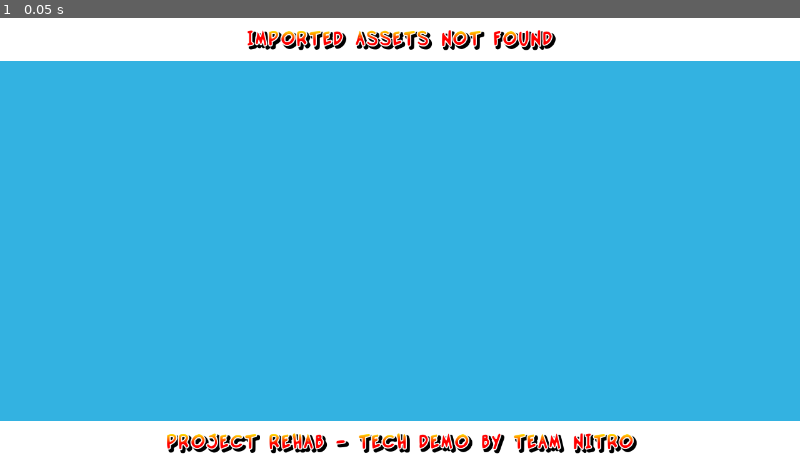
Above: before the commit, frame 1.
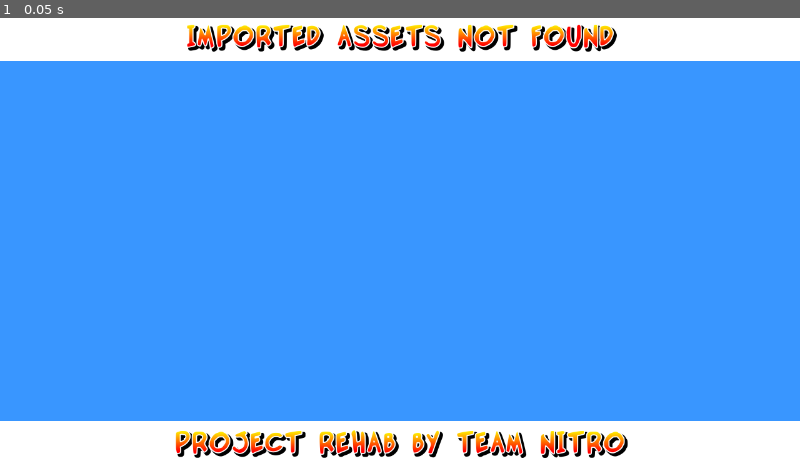
Above: after the commit, the same moment.

Repository: TheBetaM/Rehab
Game: Godot game, scene res://assets/scenes/RehabSceneRoot.tscn
The game is run twice, just before and just after one commit, with the same random seed, the same clock (stepped at 60 frames per second) and the same inputs.
Inputs:
- Up to frame 1 (0.05 s): no input

The runs differ from the first frame. In frame 1, 86% of the frame differs, in the area x 0-100%, y 1-99%.

Commit message:
Add game text, improve shaders, UI progress

Diff:
--- a/assets/frontend/ControlTheme_Rehab.tres
+++ b/assets/frontend/ControlTheme_Rehab.tres
@@ -25,7 +25,7 @@
 Label/constants/shadow_offset_x = 4
 Label/constants/shadow_offset_y = 4
 Label/constants/shadow_outline_size = 10
-Label/font_sizes/font_size = 32
+Label/font_sizes/font_size = 48
 VScrollBar/styles/grabber = SubResource("2")
 VScrollBar/styles/grabber_highlight = SubResource("3")
 VScrollBar/styles/grabber_pressed = SubResource("4")
--- a/assets/frontend/FE_HUD.tscn
+++ b/assets/frontend/FE_HUD.tscn
@@ -1,8 +1,9 @@
-[gd_scene load_steps=6 format=3 uid="uid://deku1jgir0rrr"]
+[gd_scene load_steps=7 format=3 uid="uid://deku1jgir0rrr"]
 
 [ext_resource type="Script" path="res://code/Frontend/LoadingVisuals.gd" id="1_pulw8"]
 [ext_resource type="Material" uid="uid://dp20vfogmty8l" path="res://assets/frontend/FontGradientMat.tres" id="2_rt1ju"]
 [ext_resource type="Theme" uid="uid://b06yjyl4s3uf6" path="res://assets/frontend/ControlTheme_Rehab.tres" id="3_updjh"]
+[ext_resource type="PackedScene" uid="uid://pej4x1tt5ify" path="res://assets/frontend/RehabLabel.tscn" id="4_w5x18"]
 
 [sub_resource type="Animation" id="Animation_tdvw6"]
 resource_name = "TextAnim"
@@ -94,23 +95,17 @@
 horizontal_alignment = 2
 vertical_alignment = 1
 
-[node name="LabelBottom" type="Label" parent="."]
-material = ExtResource("2_rt1ju")
+[node name="LabelBottom" parent="." instance=ExtResource("4_w5x18")]
 custom_minimum_size = Vector2(0, 100)
 layout_mode = 1
 anchors_preset = 12
 anchor_top = 1.0
 anchor_right = 1.0
 anchor_bottom = 1.0
-offset_top = -49.0
+offset_top = -52.0
 grow_horizontal = 2
 grow_vertical = 0
-theme = ExtResource("3_updjh")
-theme_override_font_sizes/font_size = 48
-text = "this is a long label for bottom text
-"
-horizontal_alignment = 1
-vertical_alignment = 1
+text = "this is a long label for bottom text"
 
 [node name="LabelTimer" type="Label" parent="."]
 material = ExtResource("2_rt1ju")
--- a/assets/frontend/FE_LevelSelect.tscn
+++ b/assets/frontend/FE_LevelSelect.tscn
@@ -2,7 +2,7 @@
 
 [ext_resource type="Theme" uid="uid://b06yjyl4s3uf6" path="res://assets/frontend/ControlTheme_Rehab.tres" id="1"]
 [ext_resource type="Script" path="res://code/Frontend/LevelSelectList.gd" id="1_axws6"]
-[ext_resource type="Material" uid="uid://dp20vfogmty8l" path="res://assets/frontend/FontGradientMat.tres" id="2_kyw6x"]
+[ext_resource type="PackedScene" uid="uid://pej4x1tt5ify" path="res://assets/frontend/RehabLabel.tscn" id="2_5qxim"]
 
 [node name="LevelSelect" type="Control"]
 layout_mode = 3
@@ -23,7 +23,7 @@
 anchor_top = 0.1
 anchor_right = 1.0
 anchor_bottom = 0.9
-color = Color(0.2, 0.698039, 0.882353, 1)
+color = Color(0.223529, 0.588235, 1, 1)
 
 [node name="TextureRect" type="TextureRect" parent="."]
 layout_mode = 0
@@ -34,38 +34,26 @@
 scale = Vector2(0.5, 0.5)
 metadata/_edit_layout_mode = 1
 
-[node name="TitleLabel" type="Label" parent="."]
-material = ExtResource("2_kyw6x")
-custom_minimum_size = Vector2(0, 75)
+[node name="TitleLabel" parent="." instance=ExtResource("2_5qxim")]
+custom_minimum_size = Vector2(0, 70)
 layout_mode = 1
 anchors_preset = 10
 anchor_right = 1.0
-offset_bottom = 36.0
+offset_bottom = 52.0
 grow_horizontal = 2
-theme = ExtResource("1")
 text = "level select"
-horizontal_alignment = 1
-vertical_alignment = 1
-metadata/_edit_layout_mode = 1
-metadata/_edit_use_custom_anchors = true
 
-[node name="TitleLabel2" type="Label" parent="."]
-material = ExtResource("2_kyw6x")
-custom_minimum_size = Vector2(0, 75)
+[node name="TitleLabel2" parent="." instance=ExtResource("2_5qxim")]
+custom_minimum_size = Vector2(0, 70)
 layout_mode = 1
 anchors_preset = 12
 anchor_top = 1.0
 anchor_right = 1.0
 anchor_bottom = 1.0
-offset_top = -36.0
+offset_top = -52.0
 grow_horizontal = 2
 grow_vertical = 0
-theme = ExtResource("1")
-text = "project rehab - tech demo by team nitro"
-horizontal_alignment = 1
-vertical_alignment = 1
-metadata/_edit_layout_mode = 1
-metadata/_edit_use_custom_anchors = true
+text = "project rehab by team nitro"
 
 [node name="ScrollContainer" type="ScrollContainer" parent="."]
 layout_mode = 0
--- a/assets/frontend/FE_Loading.tscn
+++ b/assets/frontend/FE_Loading.tscn
@@ -1,8 +1,7 @@
-[gd_scene load_steps=6 format=3 uid="uid://dbctcygs8r8uu"]
+[gd_scene load_steps=5 format=3 uid="uid://dbctcygs8r8uu"]
 
 [ext_resource type="Script" path="res://code/Frontend/LoadingVisuals.gd" id="1_3aivc"]
-[ext_resource type="Theme" uid="uid://b06yjyl4s3uf6" path="res://assets/frontend/ControlTheme_Rehab.tres" id="1_oyfxq"]
-[ext_resource type="Material" uid="uid://dp20vfogmty8l" path="res://assets/frontend/FontGradientMat.tres" id="2_7o1g7"]
+[ext_resource type="PackedScene" uid="uid://pej4x1tt5ify" path="res://assets/frontend/RehabLabel.tscn" id="2_51th8"]
 
 [sub_resource type="Animation" id="Animation_tdvw6"]
 resource_name = "TextAnim"
@@ -53,41 +52,25 @@
 grow_horizontal = 2
 grow_vertical = 0
 
-[node name="Label" type="Label" parent="Control"]
-material = ExtResource("2_7o1g7")
-custom_minimum_size = Vector2(0, 100)
+[node name="Label" parent="Control" instance=ExtResource("2_51th8")]
 layout_mode = 1
-anchors_preset = 8
-anchor_left = 0.5
-anchor_top = 0.5
-anchor_right = 0.5
-anchor_bottom = 0.5
-offset_left = -79.0
-offset_top = -50.0
-offset_right = 79.0
-offset_bottom = 50.0
-grow_horizontal = 2
-grow_vertical = 2
-scale = Vector2(1.1, 1.1)
-pivot_offset = Vector2(79, 50)
-theme = ExtResource("1_oyfxq")
-theme_override_font_sizes/font_size = 48
+offset_left = -91.0
+offset_right = 91.0
+pivot_offset = Vector2(90, 50)
 text = "loading"
-horizontal_alignment = 1
-vertical_alignment = 1
 
-[node name="LabelLevelName" type="Label" parent="."]
-material = ExtResource("2_7o1g7")
+[node name="LabelLevelName" parent="." instance=ExtResource("2_51th8")]
 layout_mode = 1
 anchors_preset = 15
+anchor_left = 0.0
+anchor_top = 0.0
 anchor_right = 1.0
 anchor_bottom = 1.0
-grow_horizontal = 2
-grow_vertical = 2
-theme = ExtResource("1_oyfxq")
-theme_override_font_sizes/font_size = 48
-horizontal_alignment = 1
-vertical_alignment = 1
+offset_left = 0.0
+offset_top = 0.0
+offset_right = 0.0
+offset_bottom = 0.0
+text = ""
 
 [node name="AnimationPlayer" type="AnimationPlayer" parent="."]
 libraries = {
--- /dev/null
+++ b/assets/frontend/FE_Menu.tscn
@@ -0,0 +1,75 @@
+[gd_scene load_steps=4 format=3 uid="uid://csc3ocq55uwbc"]
+
+[ext_resource type="PackedScene" uid="uid://bvnasa3s1tj38" path="res://assets/frontend/windows/WindowMainRound.tscn" id="1_cbs7t"]
+[ext_resource type="PackedScene" uid="uid://pej4x1tt5ify" path="res://assets/frontend/RehabLabel.tscn" id="3_d138b"]
+[ext_resource type="PackedScene" uid="uid://v2rbsdmdkbbt" path="res://assets/frontend/windows/WindowRound.tscn" id="4_66hls"]
+
+[node name="FE_Menu" type="Control"]
+layout_mode = 3
+anchors_preset = 15
+anchor_right = 1.0
+anchor_bottom = 1.0
+grow_horizontal = 2
+grow_vertical = 2
+
+[node name="WindowMainRound" parent="." instance=ExtResource("1_cbs7t")]
+layout_mode = 1
+anchors_preset = 5
+anchor_left = 0.5
+anchor_right = 0.5
+anchor_bottom = 0.0
+offset_left = -320.0
+offset_top = 40.0
+offset_right = 340.0
+offset_bottom = 540.0
+grow_vertical = 1
+
+[node name="RehabLabel" parent="WindowMainRound" instance=ExtResource("3_d138b")]
+layout_mode = 1
+offset_left = -347.0
+offset_top = -182.0
+offset_right = 347.0
+offset_bottom = 182.0
+scale = Vector2(0.75, 0.75)
+pivot_offset = Vector2(350, 182)
+text = "checking memory card (ps2)
+in memory card slot 1.
+
+do not remove
+memory card (ps2)
+controller, reset, or
+switch-off the console."
+
+[node name="WindowRound" parent="." instance=ExtResource("4_66hls")]
+layout_mode = 1
+anchors_preset = 7
+anchor_left = 0.5
+anchor_top = 1.0
+anchor_right = 0.5
+offset_left = -106.0
+offset_top = -292.0
+offset_right = 124.0
+offset_bottom = -62.0
+grow_vertical = 0
+
+[node name="WindowRoundHeader" parent="." instance=ExtResource("4_66hls")]
+layout_mode = 1
+anchors_preset = 5
+anchor_left = 0.5
+anchor_right = 0.5
+anchor_bottom = 0.0
+offset_left = -395.0
+offset_top = 40.0
+offset_right = 405.0
+offset_bottom = 120.0
+grow_vertical = 1
+
+[node name="HeaderLabel" parent="WindowRoundHeader" instance=ExtResource("3_d138b")]
+layout_mode = 1
+offset_left = -347.0
+offset_top = -182.0
+offset_right = 347.0
+offset_bottom = 182.0
+scale = Vector2(0.6, 0.6)
+pivot_offset = Vector2(350, 182)
+text = "select file to save"
--- /dev/null
+++ b/assets/frontend/RehabLabel.tscn
@@ -0,0 +1,11 @@
+[gd_scene load_steps=3 format=3 uid="uid://pej4x1tt5ify"]
+
+[ext_resource type="Material" uid="uid://dp20vfogmty8l" path="res://assets/frontend/FontGradientMat.tres" id="1_myucd"]
+[ext_resource type="Theme" uid="uid://b06yjyl4s3uf6" path="res://assets/frontend/ControlTheme_Rehab.tres" id="2_sgerh"]
+
+[node name="RehabLabel" type="Label"]
+material = ExtResource("1_myucd")
+theme = ExtResource("2_sgerh")
+text = "rehab label"
+horizontal_alignment = 1
+vertical_alignment = 1
--- /dev/null
+++ b/assets/frontend/windows/WindowMainRound.tscn
@@ -0,0 +1,77 @@
+[gd_scene load_steps=5 format=3 uid="uid://bvnasa3s1tj38"]
+
+[ext_resource type="Shader" path="res://shaders/canvas/Circle.gdshader" id="1_dad4k"]
+[ext_resource type="Shader" path="res://shaders/canvas/CircleFadeout.gdshader" id="2_aey3b"]
+
+[sub_resource type="ShaderMaterial" id="ShaderMaterial_qertq"]
+shader = ExtResource("1_dad4k")
+
+[sub_resource type="ShaderMaterial" id="ShaderMaterial_n76hi"]
+shader = ExtResource("2_aey3b")
+
+[node name="WindowMainRound" type="Control"]
+layout_mode = 3
+anchors_preset = 15
+anchor_right = 1.0
+anchor_bottom = 1.0
+grow_horizontal = 2
+grow_vertical = 2
+
+[node name="Outline" type="ColorRect" parent="."]
+material = SubResource("ShaderMaterial_qertq")
+layout_mode = 1
+anchors_preset = 15
+anchor_right = 1.0
+anchor_bottom = 1.0
+grow_horizontal = 2
+grow_vertical = 2
+
+[node name="Insides" type="ColorRect" parent="."]
+clip_children = 2
+material = SubResource("ShaderMaterial_qertq")
+layout_mode = 1
+anchors_preset = -1
+anchor_right = 1.0
+anchor_bottom = 1.0
+offset_left = 10.0
+offset_top = 10.0
+offset_right = -10.0
+offset_bottom = -10.0
+grow_horizontal = 2
+grow_vertical = 2
+color = Color(0.223529, 0.588235, 1, 1)
+
+[node name="InsidesGrad" type="ColorRect" parent="Insides"]
+material = SubResource("ShaderMaterial_n76hi")
+layout_mode = 1
+anchors_preset = -1
+anchor_right = 0.4
+anchor_bottom = 0.4
+color = Color(0, 0.788235, 1, 1)
+
+[node name="InsidesWhite" type="ColorRect" parent="."]
+clip_children = 2
+material = SubResource("ShaderMaterial_qertq")
+layout_mode = 1
+anchors_preset = -1
+anchor_left = 0.175
+anchor_top = 0.1
+anchor_right = 0.875
+anchor_bottom = 0.8
+grow_horizontal = 2
+grow_vertical = 2
+rotation = 0.0872665
+
+[node name="InsidesInner" type="ColorRect" parent="InsidesWhite"]
+clip_children = 2
+material = SubResource("ShaderMaterial_qertq")
+layout_mode = 1
+anchors_preset = -1
+anchor_left = 0.2
+anchor_top = 0.2
+anchor_right = 0.8
+anchor_bottom = 0.8
+grow_horizontal = 2
+grow_vertical = 2
+rotation = -0.0349066
+color = Color(0.223529, 0.588235, 1, 1)
--- /dev/null
+++ b/assets/frontend/windows/WindowRound.tscn
@@ -0,0 +1,63 @@
+[gd_scene load_steps=5 format=3 uid="uid://v2rbsdmdkbbt"]
+
+[ext_resource type="Shader" path="res://shaders/canvas/Circle.gdshader" id="1_hjxmv"]
+[ext_resource type="Shader" path="res://shaders/canvas/CircleFadeout.gdshader" id="2_5gd3h"]
+
+[sub_resource type="ShaderMaterial" id="ShaderMaterial_qertq"]
+shader = ExtResource("1_hjxmv")
+
+[sub_resource type="ShaderMaterial" id="ShaderMaterial_n76hi"]
+shader = ExtResource("2_5gd3h")
+
+[node name="WindowRound" type="Control"]
+layout_mode = 3
+anchors_preset = 15
+anchor_right = 1.0
+anchor_bottom = 1.0
+grow_horizontal = 2
+grow_vertical = 2
+
+[node name="Shadow" type="ColorRect" parent="."]
+material = SubResource("ShaderMaterial_qertq")
+layout_mode = 1
+anchors_preset = -1
+anchor_right = 1.0
+anchor_bottom = 1.0
+offset_top = 10.0
+offset_right = 10.0
+offset_bottom = 10.0
+grow_horizontal = 2
+grow_vertical = 2
+color = Color(0, 0, 0, 0.501961)
+
+[node name="Outline" type="ColorRect" parent="."]
+material = SubResource("ShaderMaterial_qertq")
+layout_mode = 1
+anchors_preset = 15
+anchor_right = 1.0
+anchor_bottom = 1.0
+grow_horizontal = 2
+grow_vertical = 2
+
+[node name="Insides" type="ColorRect" parent="."]
+clip_children = 2
+material = SubResource("ShaderMaterial_qertq")
+layout_mode = 1
+anchors_preset = -1
+anchor_right = 1.0
+anchor_bottom = 1.0
+offset_left = 10.0
+offset_top = 10.0
+offset_right = -10.0
+offset_bottom = -10.0
+grow_horizontal = 2
+grow_vertical = 2
+color = Color(0.223529, 0.588235, 1, 1)
+
+[node name="InsidesGrad" type="ColorRect" parent="Insides"]
+material = SubResource("ShaderMaterial_n76hi")
+layout_mode = 1
+anchors_preset = -1
+anchor_right = 0.4
+anchor_bottom = 0.4
+color = Color(0, 0.788235, 1, 1)
--- /dev/null
+++ b/assets/lang/frontend.csv
@@ -0,0 +1,81 @@
+,en
+#FE_Off,Off
+#FE_On,On
+#FE_No,No
+#FE_Yes,Yes
+#FE_Back,Back
+#FE_Continue,Continue
+#FE_NewGame,New Game
+#FE_LoadGame,Load Game
+#FE_Options,Options
+#FE_Language,Language
+#FE_GFXOptions,Graphics Options
+#FE_SFXOptions,Sound Options
+#FE_GameOptions,Game Options
+#FE_EffectsVolume,Effects Volume
+#FE_MusicVolume,Music Volume
+#FE_Vibrations,Controller Vibrations
+#FE_DisableAutoSave,Disable Autosave
+#FE_Extras,Extras
+#FE_Paused,Game Paused
+#FE_SaveGame,Save Game
+#FE_QuitGame,Quit Game
+#FE_Resume,Resume
+#FE_AutoSaveOn,Autosave Enabled
+#FE_AutoSaveOnMSG,Please don't turn off the game\nwhen the autosave indicator\nbelow is present.
+#FE_AutoSaveOff,Autosave Disabled
+#FE_AutoSaveOffMSG,"To enable autosave,\nreturn to the pause menu\nand re-save the game."
+#FE_OverwriteOption,Overwrite
+#FE_OverwriteMSG,Are you sure you wish to\noverwrite this saved game?
+#FE_SaveHeader,Select slot to Save
+#FE_LoadHeader,Select slot to Load
+#FE_EmptySlot,Empty
+#FE_CancelSaveOption,Cancel
+#FE_NoSaveOption,Continue without saving
+#FE_NewSaveOption,Create New Save
+#FE_AutoSaveMSG,Autosave in progress.\n\nPlease don't turn off the game.
+#FE_GameOver,GAME OVER
+#FE_QuitMSG,You will lose all unsaved progress\nif you quit now.\nAre you sure you\nwant to quit?
+#FE_TitleStart,Press START to play
+#FE_Loading,LOADING
+#FE_SaveOK,Save Successful
+#FE_LoadOK,Load Successful
+#FE_CancelSaveHeader,Cancel Save?
+#FE_SaveCancelled,Save Cancelled
+#FE_AcceptChanges,Accept Changes
+#FE_SelectIcon,Select CROSS
+#FE_NextIcon,Next CROSS
+#FE_BackIcon,TRIANGLE Back
+#FE_LTIcon,< LT
+#FE_RTIcon,RT >
+#FE_CancelIcon,CIRCLE Cancel
+#FE_ExtrasLocked,??????????
+#FE_GemExtrasBlue,Blue Gem Extras
+#FE_GemExtrasClear,Clear Gem Extras
+#FE_GemExtrasGreen,Green Gem Extras
+#FE_GemExtrasPurple,Purple Gem Extras
+#FE_GemExtrasRed,Red Gem Extras
+#FE_GemExtrasYellow,Yellow Gem Extras
+#FE_DisableAutoSaveHeader,Disable Autosave?
+#FE_CompleteExtras,100% Extras
+#FE_BossExtras,Boss Extras
+#FE_CharacterExtras,Character Extras
+#FE_EnemyExtras,Enemy Extras
+#FE_MovieExtras,Movie Extras
+#FE_UnseenExtras,Unseen Extras
+#FE_LevelName_001,N.Sanity Island
+#FE_LevelName_002,Jungle Bungle
+#FE_LevelName_003,Cavern Catastrophe
+#FE_LevelName_004,Totem Hokum
+#FE_LevelName_005,Iceberg Lab
+#FE_LevelName_006,Ice Climb
+#FE_LevelName_007,Slip Slide Icecapades
+#FE_LevelName_008,High Seas Hi-Jinks
+#FE_LevelName_009,Academy Of Evil
+#FE_LevelName_010,Boiler Room Doom
+#FE_LevelName_011,Classroom Chaos
+#FE_LevelName_012,Rooftop Rampage
+#FE_LevelName_013,Twinsanity Island
+#FE_LevelName_014,Rockslide Rumble
+#FE_LevelName_015,Bandicoot Pursuit
+#FE_LevelName_016,Ant Agony
--- /dev/null
+++ b/assets/lang/ingame.csv
@@ -0,0 +1,74 @@
+,en
+#AL_26,"Press SQUARE to do a spin attack."
+#AL_27,"Press CROSS twice to double jump."
+#AL_28,"Press CIRCLE to slide while running."
+#AL_29,"Press CIRCLE to slam while jumping."
+#AL_30,"Press CIRLCE to duck and crawl under hazards."
+#AL_31,"Jump on the red button to eject a cannonball."
+#AL_32,"Slam on the red button to fire a cannonball."
+#AL_33,"Spin into Cortex to join up."
+#AL_34,"Crash can push objects around, try it out!"
+#AL_35,"Solve puzzles to earn gems. Crash likes gems."
+#AL_36,"How high can you try?"
+#AL_37,"Clear a path for Cortex!"
+#AL_38,"Trigger the mantrap by jumping on the red button!"
+#AL_39,"Collect Aku Aku masks for extra protection!"
+#AL_40,"Jump on the Detonator Crate to trigger explosions!"
+#AL_41,"Press CROSS then CIRCLE to throw Cortex at the switch."
+#AL_42,"Press CROSS then CIRCLE to throw Cortex into the monsters mouth."
+#AL_43,"Use the tractor beam to get 10 energy balls in the hopper."
+#AL_44,"Use the LEFT STICK to drive the UFO."
+#AL_45,"Press CIRCLE over an energy ball to use the tractor beam to pick it up or drop it."
+#AL_46,"Use the LEFT STICK to steer the hoverboard. Hold RB to hover higher and slower."
+#AL_47,"Tap SQUARE to shoot laser bolts. Hold SQUARE for a charged shot."
+#AL_48,"Chase and shoot down all the flying saucers before the blast door opens!"
+#AL_49,"Normal shots bounce off those lollipops! Use the charge blast to disarm the teddies."
+#AL_50,"Three years ago..."
+#AL_51,"Quick! Crouch behind the reeds before the tribesman sees you."
+#AL_52,"Wrestle bowler-monkeys to win a bonus."
+#AL_53,"Jump on TNT Crates to trigger their timer."
+#AL_54,"Spin back Cortex's plasma blast."
+#AL_55,"Slam the buttons to close the doors."
+#AL_56,"Use Cortex to spin the red cranks."
+#AL_57,"Spin into Cortex to steal the crystal."
+#AL_58,"Hit the crystals in sequence to trigger a rockfall."
+#AL_59,"Spin the rocks to skim them across the water."
+#AL_60,"Duck in the boat to hide."
+#AL_61,"Slam and chase the worm to rescue Cortex."
+#AL_62,"Use CROSS and CIRCLE to slam greedy worms."
+#AL_63,"Give him something to chew on."
+#AL_64,"Meanwhile..."
+#AL_65,"Use the LEFT STICK to control the hover scooter."
+#AL_66,"Use Cortex to clear a path for Crash."
+#AL_67,"Throw Cortex to trigger switches and clear a path."
+#AL_68,"Use Cortex to smash through objects in your path."
+#AL_69,"Use Cortex to override security consoles."
+#AL_70,"Hit the button to open flame vents."
+#AL_71,"Race to get to N.Gin's Battleship before it sets sail."
+#AL_72,"Hold CIRCLE to crouch and gain speed."
+#AL_73,"Use CROSS to perform a hop."
+#AL_74,"Lure N.Gin into destroying his crows nest."
+#AL_75,"Tap SQUARE to rapid fire."
+#AL_76,"Press and hold SQUARE to launch a charge blast."
+#AL_77,"Press CROSS and CIRCLE to perform a radial blast jump."
+#AL_78,"Use LT and RT to strafe sideways."
+#AL_79,"Hit CIRCLE while running to use your head."
+#AL_80,"Reload by breaking open Ammo Crates."
+#AL_81,"Sneak into the school and find Nina."
+#AL_82,"Use pipes to flush Cortex through sewers."
+#AL_83,"Press the red button to activate the flush."
+#AL_84,"Spin all blue valves to complete the network of pipes."
+#AL_86,"Race to rescue nina from the clutches of Evil Crash."
+#AL_87,"Use energon spheres to activate machinery."
+#AL_88,"Tap SQUARE to launch missiles."
+#AL_89,"Press and hold SQUARE to launch a charge blast."
+#AL_90,"Use LT and RT to strafe sideways."
+#AL_91,"Hit CIRCLE to unleash the chainsaw."
+#AL_92,"Catch Cortex's runaway airship."
+#AL_93,"Spin the weathervane to awaken gargoyles."
+#AL_94,"Press CIRCLE to punch."
+#AL_95,"Use CROSS and CIRCLE to jump, grab and reel in."
+#AL_96,"Press CROSS to spring away from the wall."
+#AL_97,"Come onto my boat furry man, I can take you to the other place."
+#AL_98,"Use spin and CIRCLE to super-punch."
+#AL_99,"Quick! Crouch behind the reeds before the tribesman sees you."
--- a/project.godot
+++ b/project.godot
@@ -67,3 +67,7 @@
 "events": [Object(InputEventJoypadMotion,"resource_local_to_scene":false,"resource_name":"","device":-1,"axis":3,"axis_value":1.0,"script":null)
 ]
 }
+
+[internationalization]
+
+locale/translations=PackedStringArray("res://assets/lang/frontend.en.translation", "res://assets/lang/ingame.en.translation")
--- /dev/null
+++ b/shaders/canvas/Circle.gdshader
@@ -0,0 +1,15 @@
+shader_type canvas_item;
+
+void fragment() {
+	vec2 uv = (UV * 2.0) - 1.0;
+	float c = length(uv);
+	COLOR.rgb = vec3(COLOR.rgb);
+	if (c <= 1.0)
+	{
+		COLOR.a = COLOR.a * 1.0;
+	}
+	else
+	{
+		COLOR.a = 0.0;
+	}
+}
--- /dev/null
+++ b/shaders/canvas/CircleFadeout.gdshader
@@ -0,0 +1,8 @@
+shader_type canvas_item;
+
+void fragment() {
+	vec2 uv = (UV * 2.0) - 1.0;
+	float c = length(uv);
+	COLOR.rgb = vec3(COLOR.rgb);
+	COLOR.a = (COLOR.a * 1.0) - c;
+}
Not shown, added: assets/lang/credits.txt
Not shown, added: assets/lang/frontend.csv.import
Binary file added: assets/lang/frontend.en.translation
Not shown, added: assets/lang/ingame.csv.import
Binary file added: assets/lang/ingame.en.translation
Not shown, changed: shaders/TexScrollAlphaBlendBase.gdshaderinc
Not shown, changed: shaders/TexScrollAlphaTestBase.gdshaderinc
Not shown, changed: shaders/TexScrollBase.gdshaderinc
Not shown, changed: shaders/TexScrollVars.gdshaderinc
